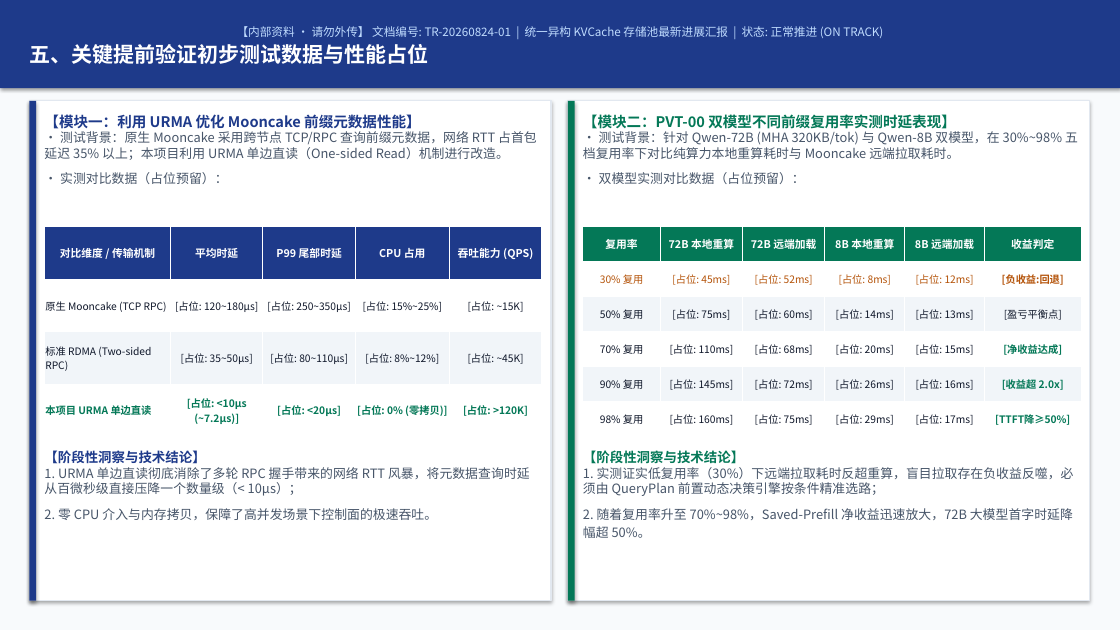
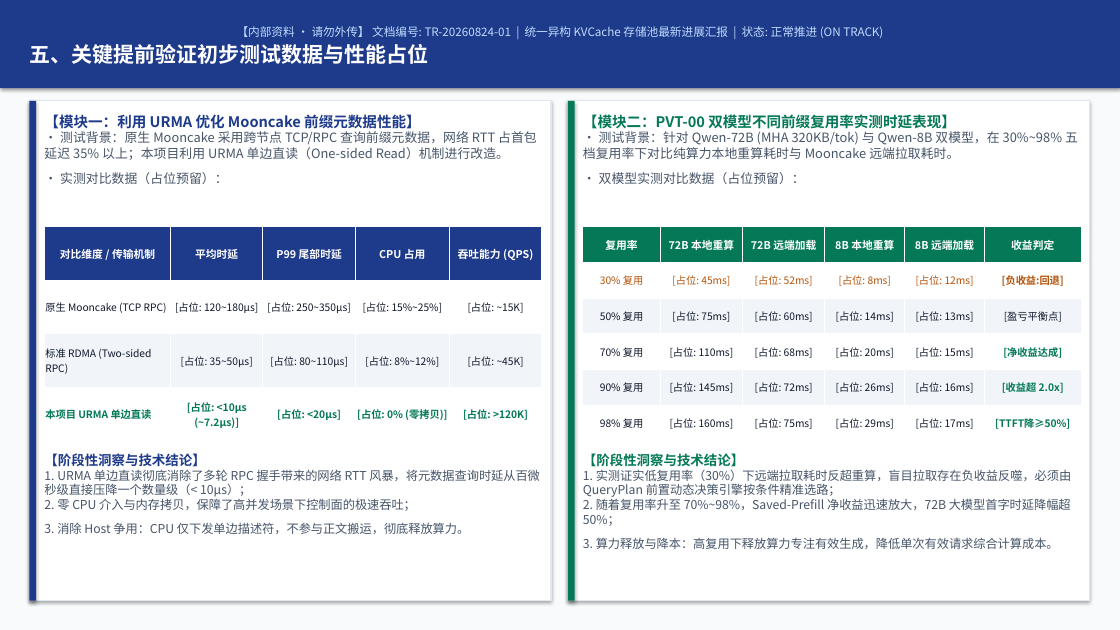
Before and after one commit to stonetree/reports, a slide deck: slide 5 of kvcache/unified_kv_memory/进度汇报/统一异构KVCache存储池进展汇报_20260824_v0.pptx. Drawn at 1120x630 pixels with LibreOffice and Linux fonts; fonts in the diff are those of the drawing. Boxes give left, top, right and bottom in pixels: in the first picture for what was removed or moved away, otherwise in the second. Text is boxed around its words. In the diff, an @@ line names an element or a change of style, - is before the commit and + after.

```diff
--- a/kvcache/unified_kv_memory/进度汇报/统一异构KVCache存储池进展汇报_20260824_v0.pptx
+++ b/kvcache/unified_kv_memory/进度汇报/统一异构KVCache存储池进展汇报_20260824_v0.pptx
@@ table: place and size @@
-table at (45, 227, 542, 437)
+table at (45, 227, 542, 441)
@@ table: place and size @@
-table at (583, 227, 1081, 437)
+table at (583, 227, 1081, 441)
@@ text at (44, 469, 540, 534): text changed; size 11 to 10.5 pt @@
-1. URMA 单边直读彻底消除了多轮 RPC 握手带来的网络 RTT 风暴，将元数据查询时延从百微秒级直接压降一个数量级（< 10µs）；
-2. 零 CPU 介入与内存拷贝，保障了高并发场景下控制面的极速吞吐。
+1. URMA 单边直读彻底消除了多轮 RPC 握手带来的网络 RTT 风暴，将元数据查询时延从百微秒级直接压降一个数量级（< 10µs）；
+2. 零 CPU 介入与内存拷贝，保障了高并发场景下控制面的极速吞吐；
+3. 消除 Host 争用：CPU 仅下发单边描述符，不参与正文搬运，彻底释放算力。
@@ text at (583, 469, 1071, 549): text changed; size 11 to 10.5 pt @@
-1. 实测证实低复用率（30%）下远端拉取耗时反超重算，盲目拉取存在负收益反噬，必须由 QueryPlan 前置动态决策引擎按条件精准选路；
-2. 随着复用率升至 70%~98%，Saved-Prefill 净收益迅速放大，72B 大模型首字时延降幅超 50%。
+1. 实测证实低复用率（30%）下远端拉取耗时反超重算，盲目拉取存在负收益反噬，必须由 QueryPlan 前置动态决策引擎按条件精准选路；
+2. 随着复用率升至 70%~98%，Saved-Prefill 净收益迅速放大，72B 大模型首字时延降幅超 50%；
+3. 算力释放与降本：高复用下释放算力专注有效生成，降低单次有效请求综合计算成本。
```
Also in this commit, not shown: 4 other slides changed.
